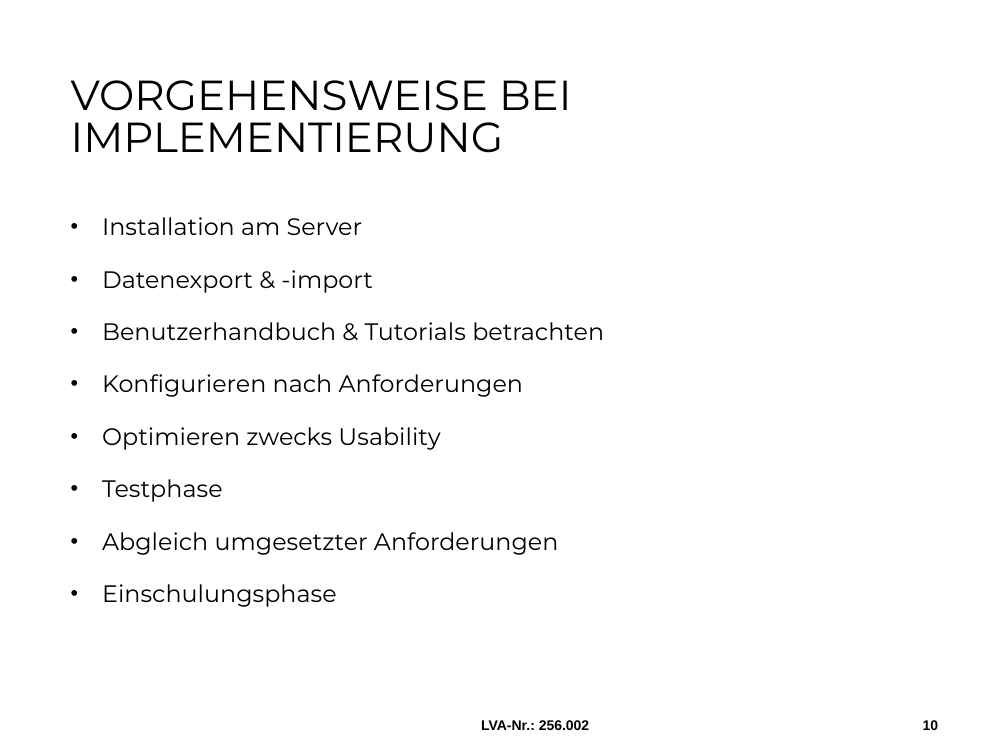
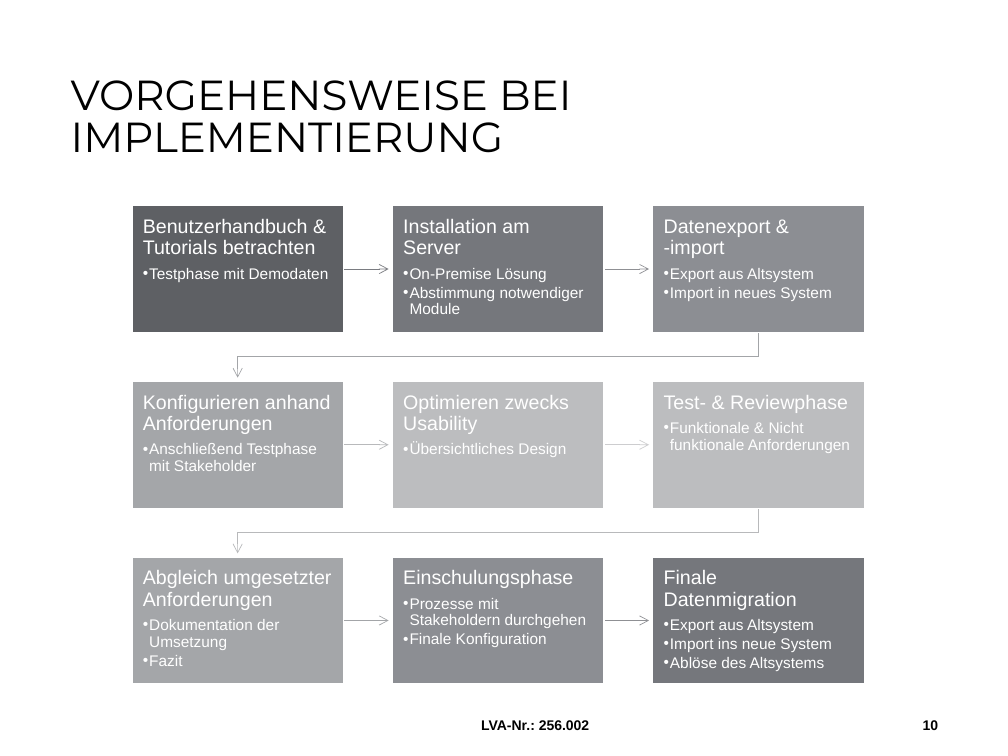
Before and after one commit to MilosTomic123/IT_Projekt_SS19, a slide deck: slide 10 of Arbeitsdokumente/190522_Workshop.pptx. Drawn at 1008x756 pixels with LibreOffice and Linux fonts; fonts in the diff are those of the drawing; background and template pictures are left out. Boxes give left, top, right and bottom in pixels: in the first picture for what was removed or moved away, otherwise in the second. Text is boxed around its words. In the diff, an @@ line names an element or a change of style, - is before the commit and + after.

```diff
--- a/Arbeitsdokumente/190522_Workshop.pptx
+++ b/Arbeitsdokumente/190522_Workshop.pptx
@@ text removed at (102, 217, 604, 607) @@
-• Installation am Server
-• Datenexport & -import
-• Benutzerhandbuch & Tutorials betrachten
-• Konfigurieren nach Anforderungen
-• Optimieren zwecks Usability
-• Testphase
-• Abgleich umgesetzter Anforderungen
-• Einschulungsphase
@@ group added at (132, 206, 864, 684): 9 rectangles, 9 texts, 8 freeform shapes @@
+Benutzerhandbuch & Tutorials betrachten
+  • Testphase mit Demodaten
+Installation am Server
+  • On-Premise Lösung
+  • Abstimmung notwendiger Module
+Datenexport & -import
+  • Export aus Altsystem
+  • Import in neues System
+Konfigurieren anhand Anforderungen
+  • Anschließend Testphase mit Stakeholder
+Optimieren zwecks Usability
+  • Übersichtliches Design
+Test- & Reviewphase
+  • Funktionale & Nicht funktionale Anforderungen
+Abgleich umgesetzter Anforderungen
+  • Dokumentation der Umsetzung
+  • Fazit
+Einschulungsphase
+  • Prozesse mit Stakeholdern durchgehen
+  • Finale Konfiguration
+Finale Datenmigration
+  • Export aus Altsystem
+  • Import ins neue System
+  • Ablöse des Altsystems
```
Also in this commit, not shown: 6 other slides changed, 1 slide removed.
